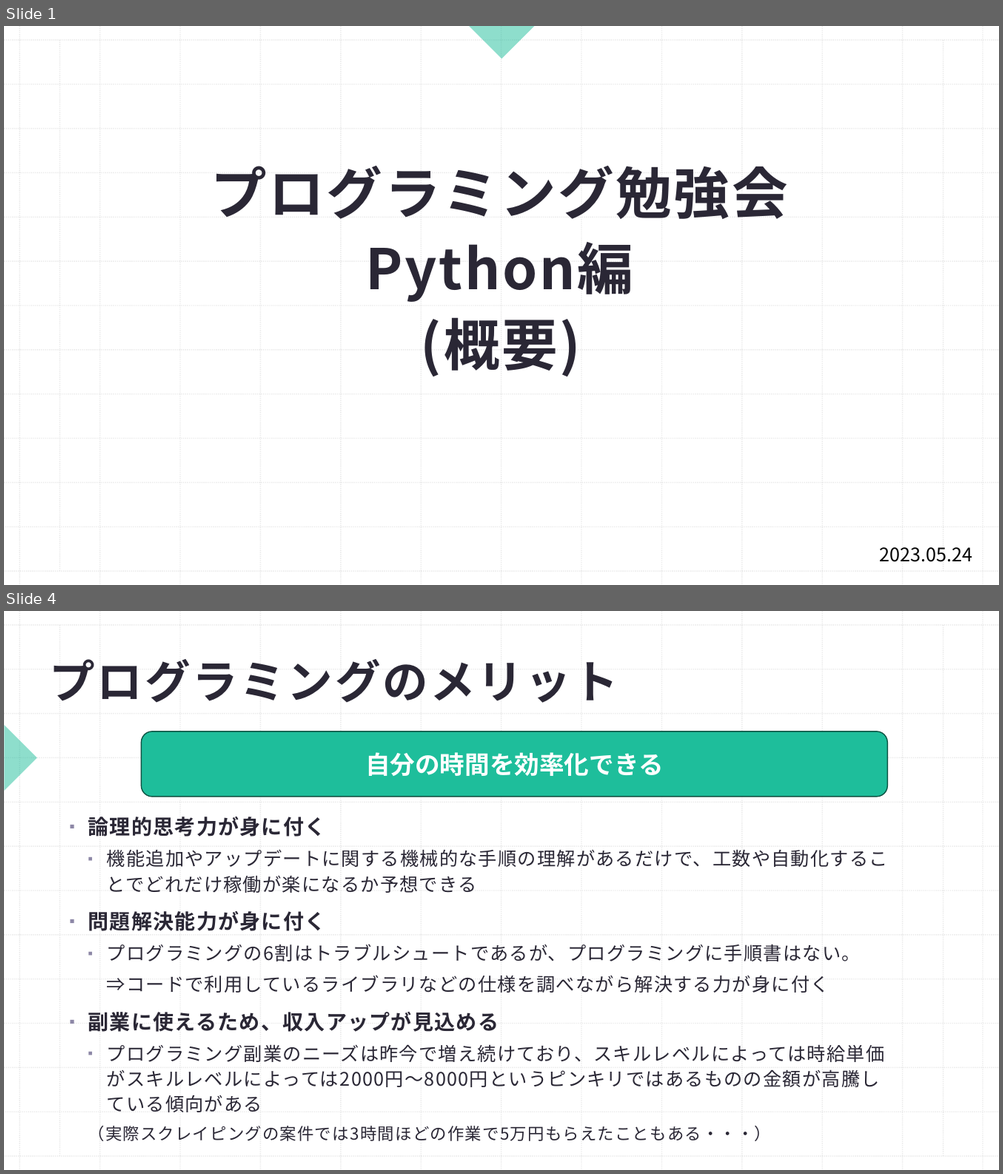
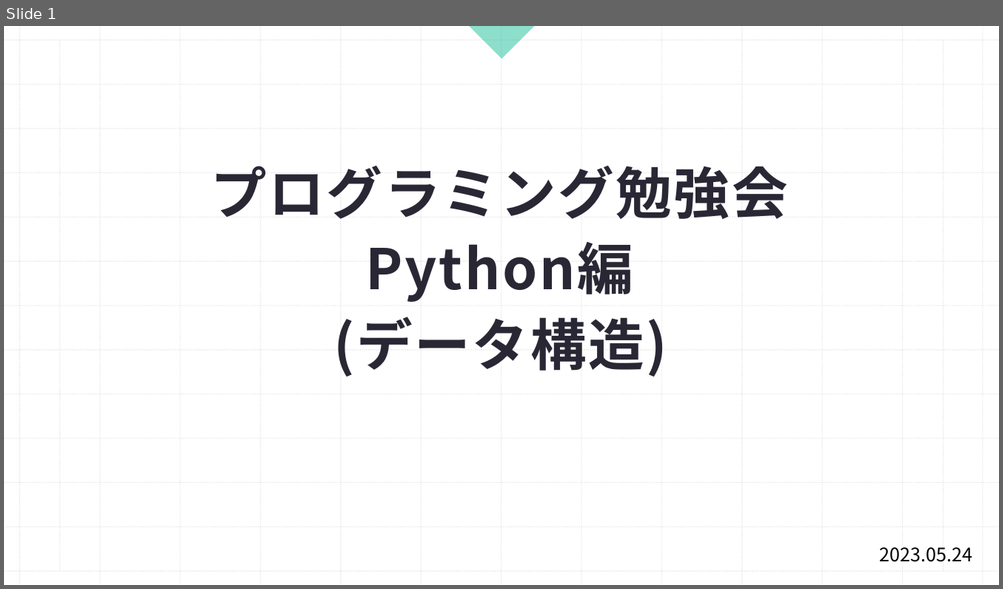
Before and after one commit to Shohei1129/Python_traning, a slide deck: プログラミング勉強会Python編(4.データ構造).pptx. Shown one above the other, each under a label of ours: slides 1 and 4 before the commit, slide 1 after it; the slides between them are not shown. The pictures are 1003x1174 and 1003x589 pixels, drawn with LibreOffice and Linux fonts; fonts in the diff are those of the drawing. Boxes give left, top, right and bottom in pixels: in the first picture for what was removed or moved away, otherwise in the second. Text is boxed around its words. In the diff, an @@ line names an element or a change of style, - is before the commit and + after.

```diff
--- a/プログラミング勉強会Python編(4.データ構造).pptx
+++ b/プログラミング勉強会Python編(4.データ構造).pptx
@@ slide 4 removed at <box>4,611,999,1170</box>, background #FFFFFF; not listed: 26 template elements that a slide beside it also shows @@
@@ line removed from (60, 625) to (60, 1156) @@
@@ line removed from (943, 625) to (943, 1156) @@
@@ title removed at <box>50,659,618,703</box> @@
-プログラミングのメリット
@@ right triangle removed at <box>4,725,37,791</box> @@
@@ rounded rectangle removed at <box>142,732,888,797</box> @@
-自分の時間を効率化できる
@@ text removed at <box>88,817,888,1142</box> @@
-▪ 論理的思考力が身に付く
-  ▪ 機能追加やアップデートに関する機械的な手順の理解があるだけで、工数や自動化することでどれだけ稼働が楽になるか予想できる
-▪ 問題解決能力が身に付く
-  ▪ プログラミングの6割はトラブルシュートであるが、プログラミングに手順書はない。
-    ⇒コードで利用しているライブラリなどの仕様を調べながら解決する力が身に付く
-▪ 副業に使えるため、収入アップが見込める
-  ▪ プログラミング副業のニーズは昨今で増え続けており、スキルレベルによっては時給単価がスキルレベルによっては2000円～8000円というピンキリではあるものの金額が高騰している傾向がある
-  （実際スクレイピングの案件では3時間ほどの作業で5万円もらえたこともある・・・）
@@ slide 1 changed as well @@
@@ title at <box>211,166,788,377</box>: text changed @@
-プログラミング勉強会
-Python編
-(概要)
+プログラミング勉強会
+Python編
+(データ構造)
```
Also in this commit, not shown: 1 other slide changed, 4 slides added, 22 other slides removed, 29 other files.
